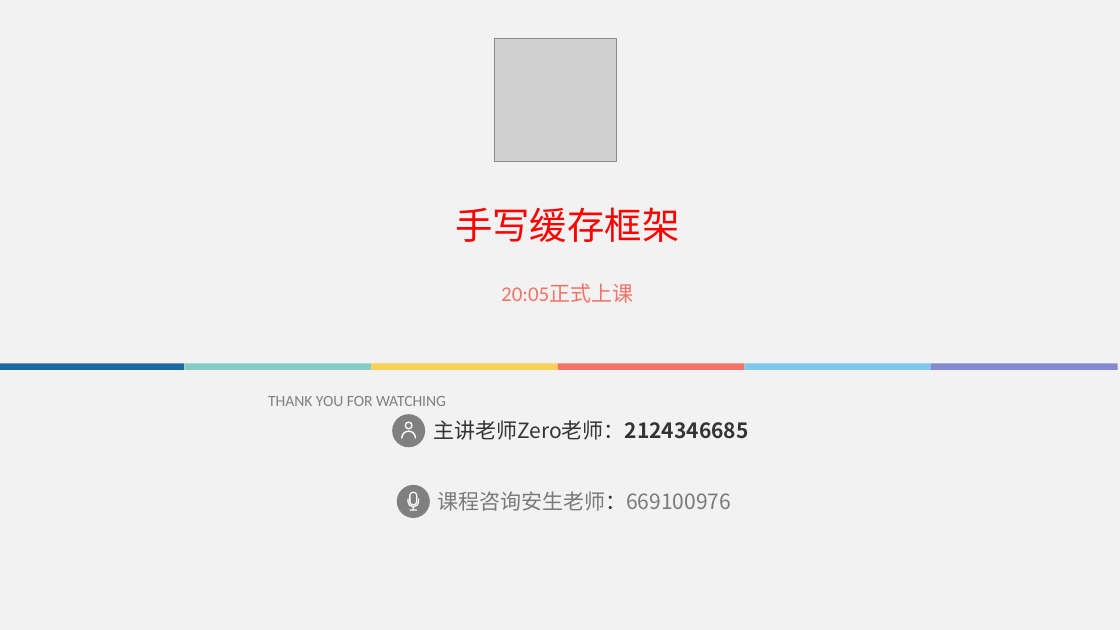
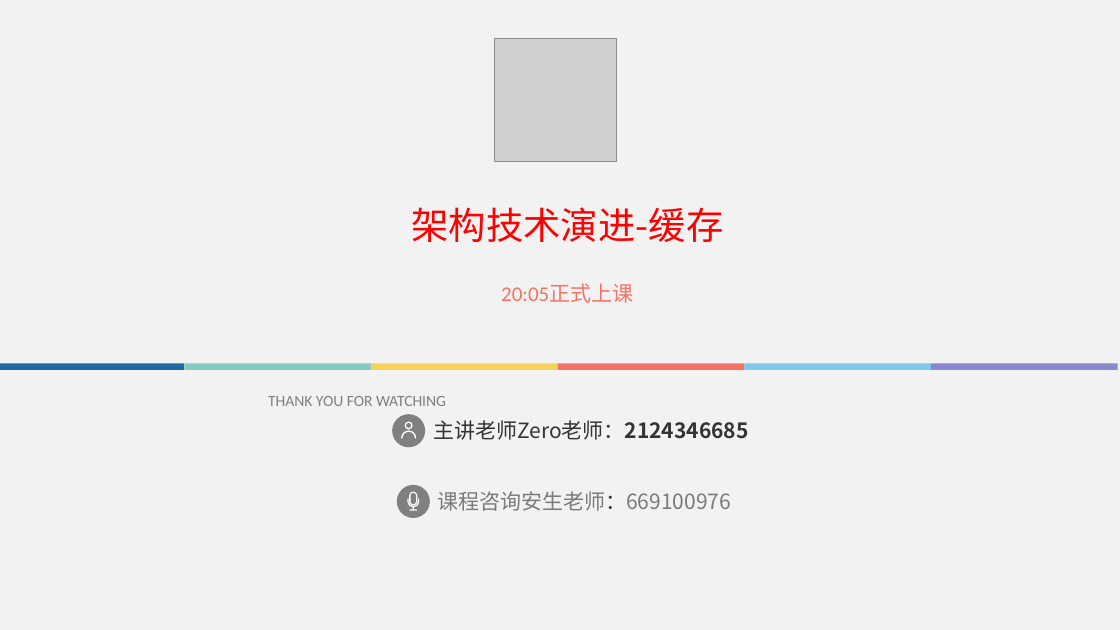
Before and after one commit to fanzhangvip/xiangxue, a slide deck: slide 1 of pre/缓存.pptx. Drawn at 1120x630 pixels with LibreOffice and Linux fonts; fonts in the diff are those of the drawing; grey boxes stand for pictures. Boxes give left, top, right and bottom in pixels: in the first picture for what was removed or moved away, otherwise in the second. Text is boxed around its words. In the diff, an @@ line names an element or a change of style, - is before the commit and + after.

Commit message:
缓存

```diff
--- a/pre/缓存.pptx
+++ b/pre/缓存.pptx
@@ text at bbox=[411, 207, 723, 242]: text changed @@
-手写缓存框架
+架构技术演进-缓存
```
Also in this commit, not shown: 3 other slides changed, 19 slides added, 11 slides removed, 6 other files.
